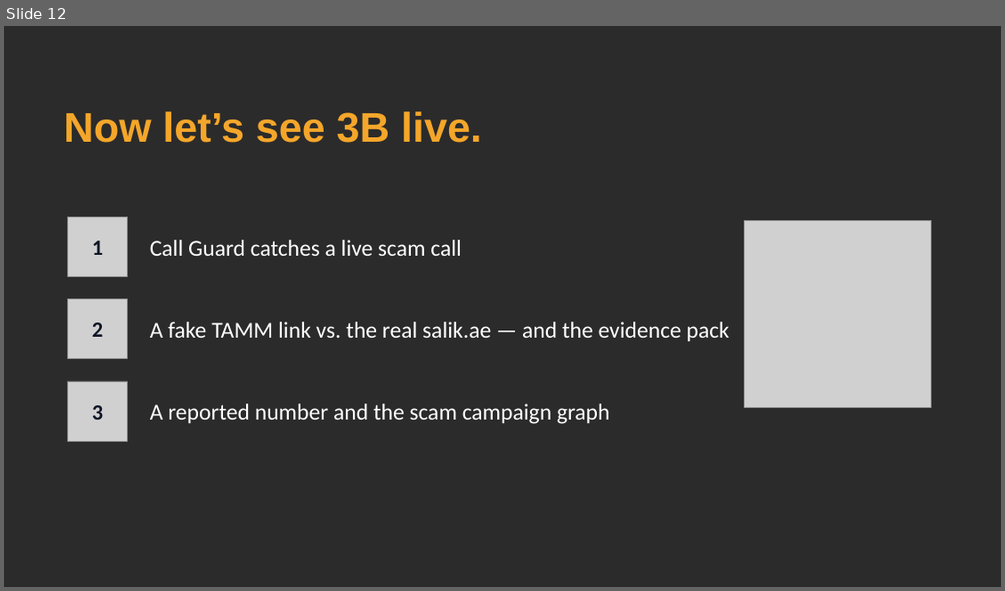
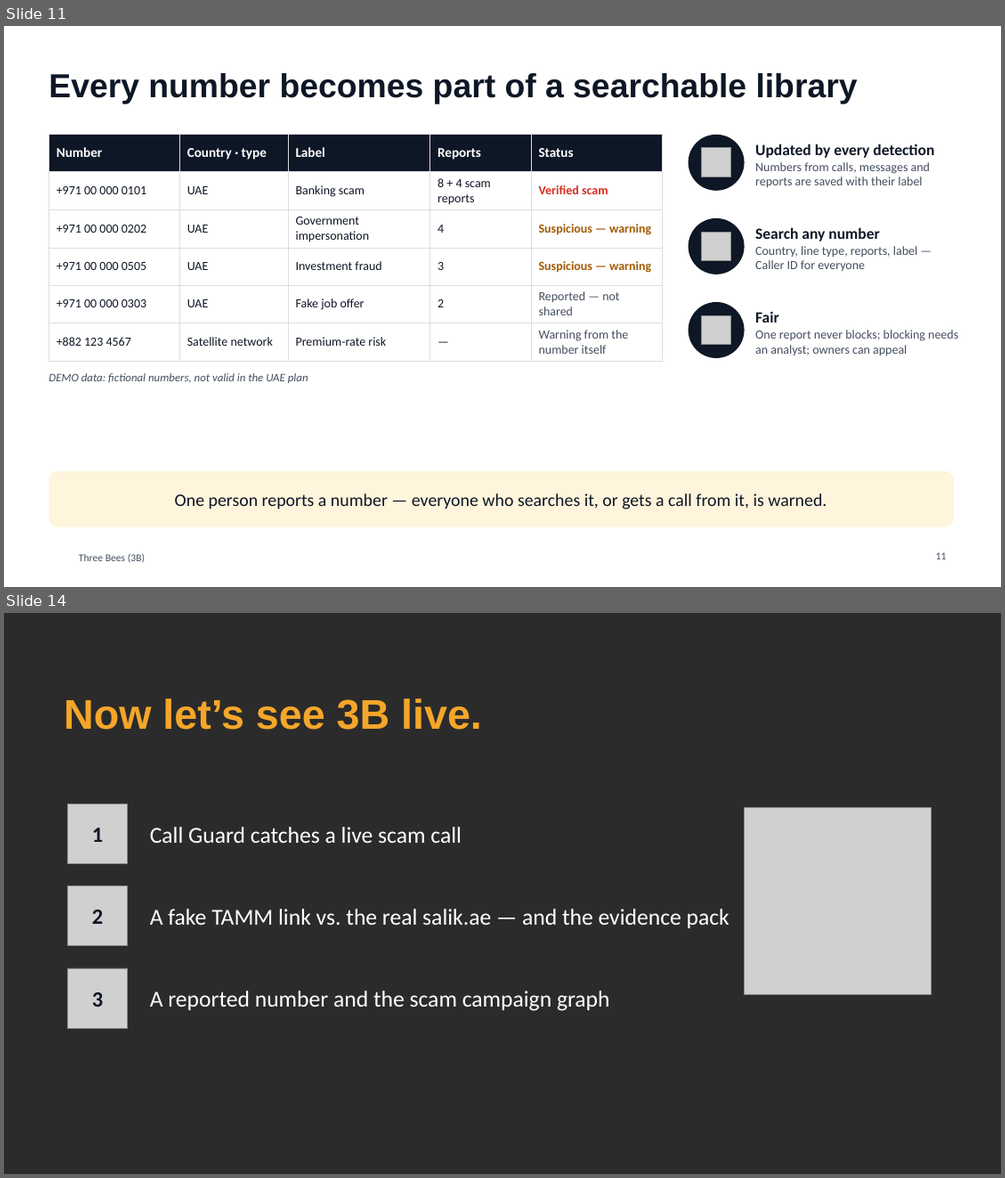
Before and after one commit to Mezx-1/three-bees, a slide deck: docs/presentation/ThreeBees_pitch.pptx. Shown one above the other, each under a label of ours: slide 12 before the commit, slides 11 and 14 after it; the slides between them are not shown. The pictures are 1005x591 and 1005x1178 pixels, drawn with LibreOffice and Linux fonts; fonts in the diff are those of the drawing; grey boxes stand for pictures; background and template pictures are left out; a plain dark background stands for a picture behind light text. Boxes give left, top, right and bottom in pixels: in the first picture for what was removed or moved away, otherwise in the second. Text is boxed around its words. In the diff, an @@ line names an element or a change of style, - is before the commit and + after.

```diff
--- a/docs/presentation/ThreeBees_pitch.pptx
+++ b/docs/presentation/ThreeBees_pitch.pptx
@@ slide 11 added at [4,26,1001,587], background #FFFFFF @@
@@ title added at [48,73,858,103], 32 pt, text #0E1726, bold @@
+Every number becomes part of a searchable library
@@ table added at [48,135,662,359], 6 rows, 5 columns @@
+Number | Country · type | Label | Reports | Status
++971 00 000 0101 | UAE | Banking scam | 8 + 4 scam reports | Verified scam
++971 00 000 0202 | UAE | Government impersonation | 4 | Suspicious — warning
++971 00 000 0505 | UAE | Investment fraud | 3 | Suspicious — warning
++971 00 000 0303 | UAE | Fake job offer | 2 | Reported — not shared
++882 123 4567 | Satellite network | Premium-rate risk | — | Warning from the number itself
@@ ellipse added at [688,135,744,191], fill #0E1726 @@
@@ picture added at [702,148,731,177] @@
@@ text added at [755,143,934,188], 12 pt, text #444E5F @@
+Updated by every detection
+Numbers from calls, messages and reports are saved with their label
@@ ellipse added at [688,218,744,274], fill #0E1726 @@
@@ picture added at [702,232,731,261] @@
@@ text added at [755,227,917,272], 12 pt, text #444E5F @@
+Search any number
+Country, line type, reports, label — Caller ID for everyone
@@ ellipse added at [688,302,744,358], fill #0E1726 @@
@@ picture added at [702,315,731,345] @@
@@ text added at [755,311,958,356], 12 pt, text #444E5F @@
+Fair
+One report never blocks; blocking needs an analyst; owners can appeal
@@ text added at [48,373,308,383], 11 pt, text #444E5F, italic @@
+DEMO data: fictional numbers, not valid in the UAE plan
@@ rounded rectangle added at [48,471,954,527], fill #FFF4DC @@
@@ text added at [175,493,826,509], 17 pt, text #0E1726 @@
+One person reports a number — everyone who searches it, or gets a call from it, is warned.
@@ text added at [79,553,145,563], 10 pt, text #444E5F @@
+Three Bees (3B)
@@ page number added at [936,552,947,559], 10 pt, text #444E5F @@
+11
@@ what was slide 12 is now slide 14 @@
```
Also in this commit, not shown: 8 slides changed, 5 other slides added, 4 slides removed.
